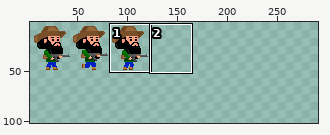
Two states of a sprite sheet, assets/characters/camilo.png. The first picture is a wide view before the edit; the outline marks the close-up.
Close-up. First the earlier version:
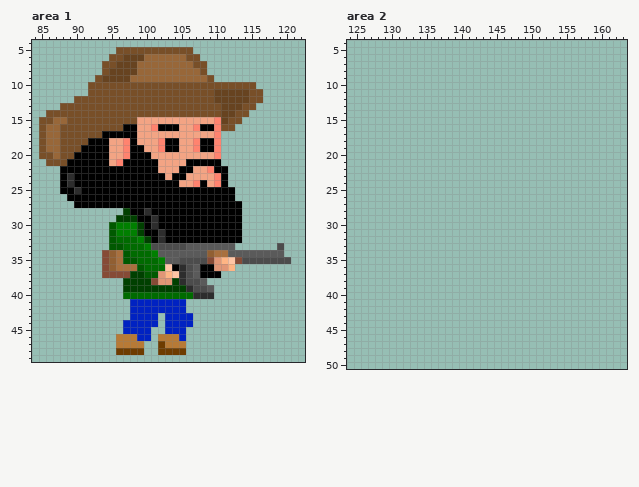
The file is 309x56 pixels. Pixels under 10% opacity are left out. Colours within 5 levels of each other are drawn and written as one. Shown: area 1: x 84..122, y 4..49; area 2: x 124..163, y 4..50. The old version is drawn lined up with the new one, on the new canvas. The wide view leaves out empty margins. The commit also changed other parts of the picture, which this record leaves out.
New version:
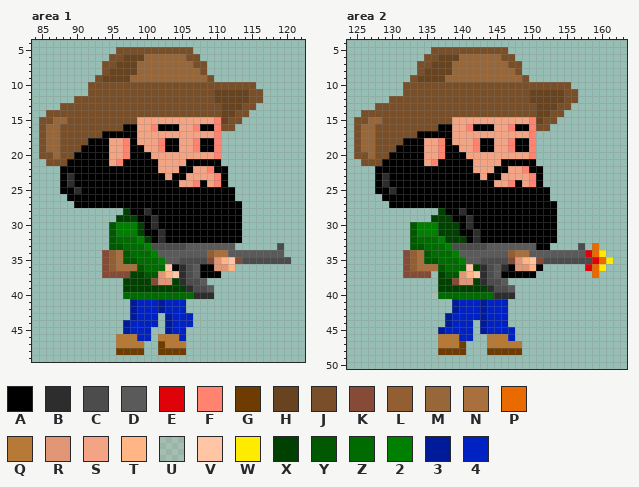
Palette (. is transparent): A #000000  B #2d2d2d  C #4c4c4c  D #5a5a5a  E #df0209  F #ff836f  G #6e3c00  H #674320  J #784f28  K #864b36  L #915f32  M #986739  N #a9703e  P #e96b00  Q #b77a36  R #e19676  S #f3a484  T #ffb584  U #ffc5a523  V #ffc5a5  W #ffeb00  X #004000  Y #005900  Z #006b00  2 #007f00  3 #001b99  4 #0022c2
Changes in this commit:
canvas 309x56 -> 291x147, the old top-left corner now at 0,-1 (the part of the old canvas that was cut away was empty and is not shown)
Area 1:
y 41..42: x 98 4 -> 3; x 102 4 -> 3
y 43: x 98 4 -> 3; x 103 4 -> 3
y 44..45: x 97 4 -> 3; x 103 4 -> 3
Area 2:
y 5: x 136..146 ........... -> JJJJJJJJJJJ
y 6: x 135..147 ............. -> JJHHHMMMMMMJJ
y 7: x 134..148 ............... -> JJHHHMMMMMMMMJJ
y 8: x 134..148 ............... -> JHHHHMMMMMMMMMJ
y 9: x 133..149 ................. -> JHHHHMMMMMMMMMMMJ
y 10: x 132..155 ........................ -> JJJJJJJJJJJJJJJJJJJJJJJJ
y 11: x 132..156 ......................... -> JJJJJJJJJJJJJJJJJJHHHHHJJ
y 12: x 130..156 ........................... -> JJJJJJJJJJJJJJJJJJJJHHHHHJJ
y 13: x 128..155 ............................ -> JJJJJJJJJJJJJJJJJJJJJJJHHHJJ
y 14: x 126..154 ............................. -> JJJJJJJJJJJJJJJJJJJJJJJJJHHJJ
y 15: x 125..153 ............................. -> JJMMJJJJJJJJJJSSSSSSSSSSSFHJJ
y 16: x 125..152 ............................ -> JMMJJJJJJJJJAASSFAAASSFAAFJJ
y 17: x 125..150 .......................... -> JMMJJJJJJAAAAASSSSSSSSSSSF
y 18: x 125..150 .......................... -> JMMJJJJAAASSFASSSFAASSFAAF
y 19: x 125..150 .......................... -> JMMJJJAAAASSFAASSFAASSFAAF
y 20: x 125..150 .......................... -> JJMJJAAAAASSFAAASSSSSSSSSF
y 21: x 126..150 ......................... -> JJJAAAAAASFAAAAASSSSAAAAA
y 22: x 128..151 ........................ -> AAAAAAAAAAAAAASSSAASSFAA
y 23: x 128..151 ........................ -> ABAAAAAAAAAAAAASAASSSSFA
y 24: x 128..151 ........................ -> ABAAAAAAAAAAAAAAASSFASFA
y 25: x 128..152 ......................... -> AABAAAAAAAAAAAAAAAAAAAAAA
y 26: x 129..152 ........................ -> AAAAAAAAAAAAAAAAAAAAAAAA
y 27: x 130..153 ........................ -> AAAAAAAAAAAAAAAAAAAAAAAA
y 28: x 137..153 ................. -> XAABAAAAAAAAAAAAA
y 29: x 136..153 .................. -> XXXAABAAAAAAAAAAAA
y 30: x 133..153 ..................... -> Y222XXXABAAAAAAAAAAAA
y 31: x 133..153 ..................... -> Y222XXXAABAAAAAAAAAAA
y 32: x 133..153 ..................... -> YZZZ2XXXABAAAAAAAAAAA
y 33: x 133..152 .................... -> YYZZZ2CCCCCDDDDDDDAA; x 157 . -> C; x 159 . -> P
y 34: x 132..160 ............................. -> KLNYZZZ2DDDDDDDLNNDDDDDDDDEPW
y 35: x 132..161 .............................. -> KLNYYZZZ2DDCCCCKRTVKCCCCCCCEPW
y 36: x 132..151 .................... -> KLNNNYZZZVXBCDBARRTA; x 158..160 ... -> EPW
y 37: x 132..135 .... -> KKKK; x 137..150 .............. -> XYYRTVBCDAAAAA; x 159 . -> P
y 38: x 137..146 .......... -> XXKRRXBCCD
y 39: x 137..147 ........... -> XXXXXXXBCCD
y 40: x 136..147 ............ -> UZZZZZZZZBBB
y 41..42: x 139..146 ........ -> 34443444
y 43: x 138..146 ......... -> 344443444
y 44: x 138..141 .... -> 3444; x 143..146 .... -> 3444
y 45: x 137..141 ..... -> 34444; x 143..147 ..... -> 34444
y 46: x 137..141 ..... -> QQQ44; x 144..147 .... -> QQQ4
y 47: x 137..140 .... -> QQQG; x 144..148 ..... -> QQQQQ
y 48: x 137..140 .... -> GGGG; x 144..148 ..... -> GGGGG
Changed places in both close-ups, as pixel boxes (x1, y1, x2, y2):
changed: (123, 299, 137, 334)
changed: (158, 299, 172, 334)
added: (354, 47, 613, 355)
